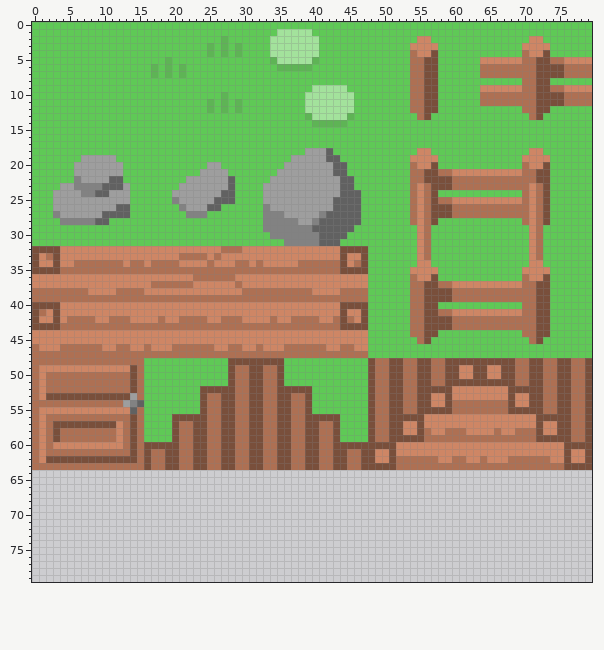
File history of a sprite sheet, sandbox/assets/textures/outside.png. Above is the file before it was changed.
The file is 80x80 pixels.
The result:
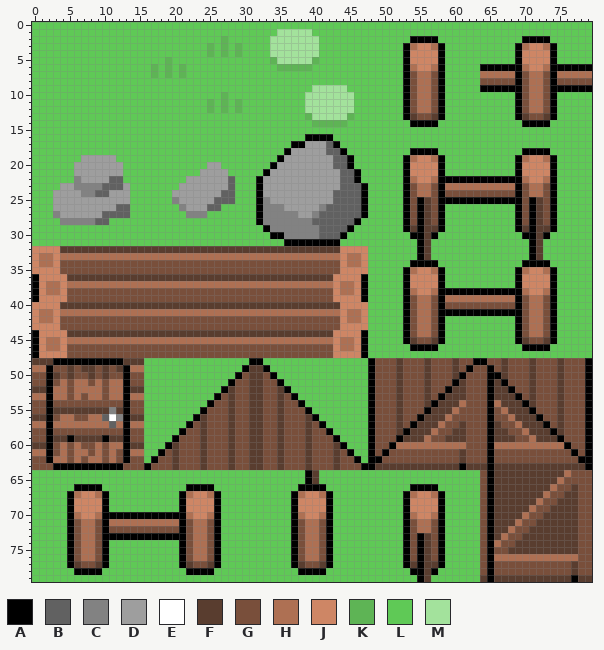
Palette (. is transparent): A #000000  B #616161  C #828282  D #9e9e9e  E #ffffff  F #593d2f  G #794f3b  H #ae7053  J #ce8665  K #5eb455  L #5fc956  M #a3e29c
Changes in this commit:
Changed rows in their new state; - is an unchanged pixel.
first column x 0:
 2 ------------------------------------------------------AAAA------------AAAA------
 3 -----------------------------------------------------AH--HA----------AH--HA-----
 4 -----------------------------------------------------AJ--JA----------AJ--JA-----
 5 -----------------------------------------------------AJJJJA-----LLLLLAJJJJALLLLL
 6 -----------------------------------------------------A-JJHA-----AAAAAA-JJHAAAAAA
 7 -----------------------------------------------------AG-H-A----------AG-H-AH----
 8 -----------------------------------------------------AG-H-A-----GGGGGAG-H-AGGGGG
 9 -----------------------------------------------------AG-H-A-----AAAAAAG-H-AAAAAA
10 -----------------------------------------------------AG-H-A-----LLLLLAG-H-ALLLLL
11 -----------------------------------------------------AG-H-A-----LLLLLAG-H-ALLLLL
12 -----------------------------------------------------AG-H-A----------AG-H-A-----
13 -----------------------------------------------------AFG-FA----------AFG-FA-----
14 ------------------------------------------------------AAAA------------AAAA------
16 ---------------------------------------AAAA-------------------------------------
17 -------------------------------------AADDDBA------------------------------------
18 ------------------------------------ADD----BA---------AAAA------------AAAA------
19 -----------------------------------AD-----D-BA-------AH--HA----------AH--HA-----
20 ----------------------------------AD---------A-------AJ--JA----------AJ--JA-----
21 ---------------------------------AD--------D-BA------AJJJJALLLLLLLLLLAJJJJA-----
22 --------------------------------AD------------A------A-JJHAAAAAAAAAAAA-JJHA-----
23 --------------------------------A-------------BA-----AGH--AH---------AGH--A-----
24 --------------------------------A----------B---A-----AGH--AGGGGGGGGGGAGH--A-----
25 --------------------------------AC-------------A-----AGAF-AAAAAAAAAAAAGAF-A-----
26 --------------------------------A-CC-----CB----A-----AGAF-ALLLLLLLLLLAGAF-A-----
27 --------------------------------A---CC--CB-----A-----AGAF-ALLLLLLLLLLAGAF-A-----
28 --------------------------------A-----CCB-----A------AGAF-A----------AGAF-A-----
29 ---------------------------------A------C----A-------AFAFFA----------AFAFFA-----
30 ----------------------------------AA--------A---------AAFA------------AAFA------
31 ------------------------------------AAAAAAAA-----------AF--------------AF-------
32 JJJJFFFFFFFFFFFFFFFFFFFFFFFFFFFFFFFFFFFFFFFFJJJJ-------AF--------------AF-------
33 JH-JHHHHHHHHHHHHHHHHH----H-HHHHHHHHHHHHHHHHHJHHJ-------AF--------------AF-------
34 JHHJGGGGGGGGGGGGGGGGGGGGGGGGGGGGGGGGGGGGGGGGJH-J------AAAA------------AAAA------
35 JJJJGGGGGGGGGGGGGGGGGGGGGGGGGGGGGGGGGGGGGGGGJJJJ-----AH--HA----------AH--HA-----
36 A----FFFFFFFFFFFFFFFFFFFFFFFFFFFFFFFFFFFFFF----A-----AJ--JA----------AJ--JA-----
37 A-HH-HHHHHHHHHHHH------HHHHHH-HHHHHHHHHHHHH-HH-A-----AJJJJALLLLLLLLLLAJJJJA-----
38 AJ--JGGGGGGGGGGGGGGGGGGGGGGGGGGGGGGGGGGGGGG---JA-----A-JJHAAAAAAAAAAAA-JJHA-----
39 AJJJJGGGGGGGGGGGGGGGGGGGGGGGGGGGGGGGGGGGGGGJJJJA-----AG-H-AH---------AG-H-A-----
40 JJJJFFFFFFFFFFFFFFFFFFFFFFFFFFFFFFFFFFFFFFFFJJJJ-----AG-H-AGGGGGGGGGGAG-H-A-----
41 J-HJHHHHHHHHHHHHHHHHHHHHHHHHHHHHHHHHHHHHHHHHJHHJ-----AG-H-AAAAAAAAAAAAG-H-A-----
42 JHHJGGGGGGGGGGGGGGGGGGGGGGGGGGGGGGGGGGGGGGGGJ-HJ-----AG-H-ALLLLLLLLLLAG-H-A-----
43 JJJJGGGGGGGGGGGGGGGGGGGGGGGGGGGGGGGGGGGGGGGGJJJJ-----AG-H-ALLLLLLLLLLAG-H-A-----
44 A----FFFFFFFFFFFFFFFFFFFFFFFFFFFFFFFFFFFFFF----A-----AG-H-A----------AG-H-A-----
45 A-HH-HHHHHHHHHHHHHHHHHHHHHHHHHHHHHHHHHHHHHH-HH-A-----AFG-FA----------AFG-FA-----
46 A-HHJGGGGGGGGGGGGGGGGGGGGGGGGGGGGGGGGGGGGGG----A------AAAA------------AAAA------
47 AJJJJGGGGGGGGGGGGGGGGGGGGGGGGGGGGGGGGGGGGGGJJJJA--------------------------------
48 FFFAAAAAAAAAAFFF------------LLLAALLL------------AGG-FGG-FGG-F--AA--F-GGF-GGF-GGA
49 -HAGGFGFFGFGFAH-------------LLAFFALL------------AGG-FGG-FGG-FGA--AGF-GGF-GGF-GGA
50 GGAFGFGGFGFGGA-G------------LAGFFGAL------------AGG-FGG-FGG-FAG--AAF-GGF-GGF-GGA
51 GGAG-G--G-G--A-G------------AGGFFGGA------------AGG-FGG-FGG-AF---AFA-GGF-GGF-GGA
52 FFA--G----G--AFF--------LLLAFGGFFGGFALLL--------AGG-FGG-F--AFFGGGAFFA--F-GGF-GGA
53 -HAHH-H-HH-HHAH---------LLA-FGGFFGGF-ALL--------AGG-FGG-FGAFFFGGGAFFFAGF-GGF-GGA
54 GGAGGGGGGGGGGAGG--------LAG-FGGFFGGF-GAL--------AGG-FGG-FAFFF-GGGA-FFFAF-GGF-GGA
55 GGAFFFFFFFFCFAGG--------AGG-FGGFFGGF-GGA--------AGG-FGG-AFFF-GGGGAG-FFFA-GGF-GGA
56 FFAG--GG--BECAFF----LLLAFGG-FGGFFGGF-GGFALLL----AGG-F--AFFFHGGGGGAGGHFFFA--F-GGA
57 -HAHHHHHHHHBHAH-----LLA-FGG-FGGFFGGF-GGF-ALL----AGG-FGAFFFHGGFGGGAFGGHFFFAGF-GGA
58 GGA-GGGGGGGGGA-G----LAG-FGG-FGGFFGGF-GGF-GAL----AGG-FAFFFHGGFFGGGAFFGG-FFFAF-GGA
59 GGAFFAFFFFAFFA-G----AGG-FGG-FGGFFGGF-GGF-GGA----AGG-AFFF-GGFFFGGGAFFFGG-FFFA-GGA
60 FFAGHGHGGHGHHAFFLLLAFGG-FGG-FGGFFGGF-GGF-GGFALLLA--AHHHHHHHHHHGGGAHHHHHHHHHHA--A
61 -HAG-G--G-G-GAH-LLA-FGG-FGG-FGGFFGGF-GGF-GGF-ALLAGA-GGGGGGGGGFGGGAGGGGGGGGGG-AGA
62 GGAHH-H-HH-H-A-GLAG-FGG-FGG-FGGFFGGF-GGF-GGF-GALAAG-GGGGGGGGGFGGGAGGGGGGGGGG-GAA
63 GGGAAAAAAAAAAGGGAGG-FGG-FGG-FGGFFGGF-GGF-GGF-GGAAFFFFFFFFFFFFAFFFAFFFFFFFFFFFFFA
64 LLLLLLLLLLLLLLLLLLLLLLLLLLLLLLLLLLLLLLLAFLLLLLLLLLLLLLLLLLLLLLLLGAFFFFFFFFFFHGGG
65 LLLLLLLLLLLLLLLLLLLLLLLLLLLLLLLLLLLLLLLAFLLLLLLLLLLLLLLLLLLLLLLLGAFFFFFFFFFHGGGG
66 LLLLLLAAAALLLLLLLLLLLLAAAALLLLLLLLLLLLAAAALLLLLLLLLLLLAAAALLLLLLGAFFFFFFFFHGGFGG
67 LLLLLAHJJHALLLLLLLLLLAHJJHALLLLLLLLLLAHJJHALLLLLLLLLLAHJJHALLLLLGAFFFFFFFHGGFFGG
68 LLLLLAJJJJALLLLLLLLLLAJJJJALLLLLLLLLLAJJJJALLLLLLLLLLAJJJJALLLLLGAFFFFFFHGGFFFGG
69 LLLLLAJJJJALLLLLLLLLLAJJJJALLLLLLLLLLAJJJJALLLLLLLLLLAJJJJALLLLLGAFFFFFHGGFFFFGG
70 LLLLLAHJJHAAAAAAAAAAAAHJJHALLLLLLLLLLAHJJHALLLLLLLLLLAHJJHALLLLLGAFFFFHGGFFFFFGG
71 LLLLLAGHHGAHHHHHHHHHHAGHHGALLLLLLLLLLAGHHGALLLLLLLLLLAGHHGALLLLLGAFFFHGGFFFFFFGG
72 LLLLLAGHHGAGGGGGGGGGGAGHHGALLLLLLLLLLAGHHGALLLLLLLLLLAGHHGALLLLLGAFFHGGFFFFFFFGG
73 LLLLLAGHHGAAAAAAAAAAAAGHHGALLLLLLLLLLAGHHGALLLLLLLLLLAGAFGALLLLLGAFHGGFFFFFFFFGG
74 LLLLLAGHHGALLLLLLLLLLAGHHGALLLLLLLLLLAGHHGALLLLLLLLLLAGAFGALLLLLGAHGGFFFFFFFFFGG
75 LLLLLAGHHGALLLLLLLLLLAGHHGALLLLLLLLLLAGHHGALLLLLLLLLLAGAFGALLLLLGAGGFFFFFFFFFFGG
76 LLLLLAGHHGALLLLLLLLLLAGHHGALLLLLLLLLLAGHHGALLLLLLLLLLAGAFGALLLLLGAHHHHHHHHHHHHGG
77 LLLLLAFGGFALLLLLLLLLLAFGGFALLLLLLLLLLAFGGFALLLLLLLLLLAFAFFALLLLLGAGGGGGGGGGGGFGG
78 LLLLLLAAAALLLLLLLLLLLLAAAALLLLLLLLLLLLAAAALLLLLLLLLLLLAAFALLLLLLGAGGGGGGGGGGGFGG
79 LLLLLLLLLLLLLLLLLLLLLLLLLLLLLLLLLLLLLLLLLLLLLLLLLLLLLLLAFLLLLLLLFAFFFFFFFFFFFAFF
